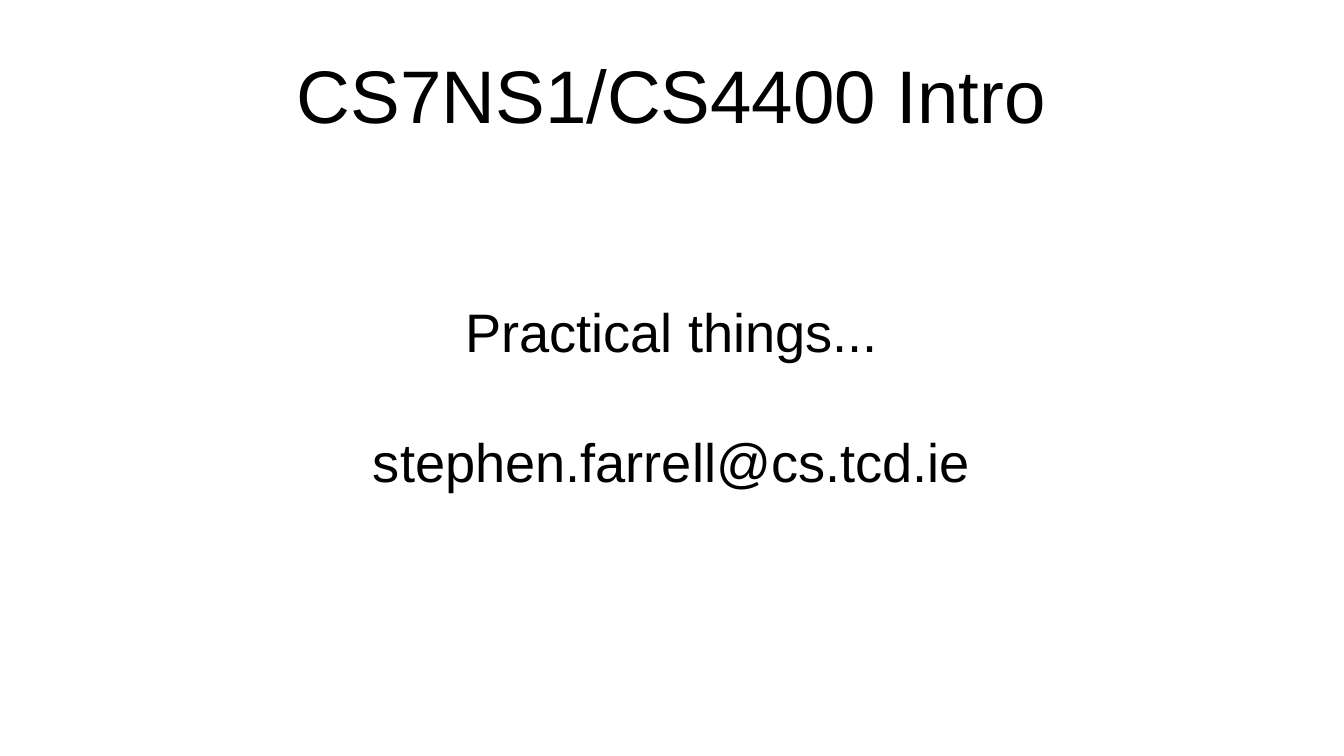
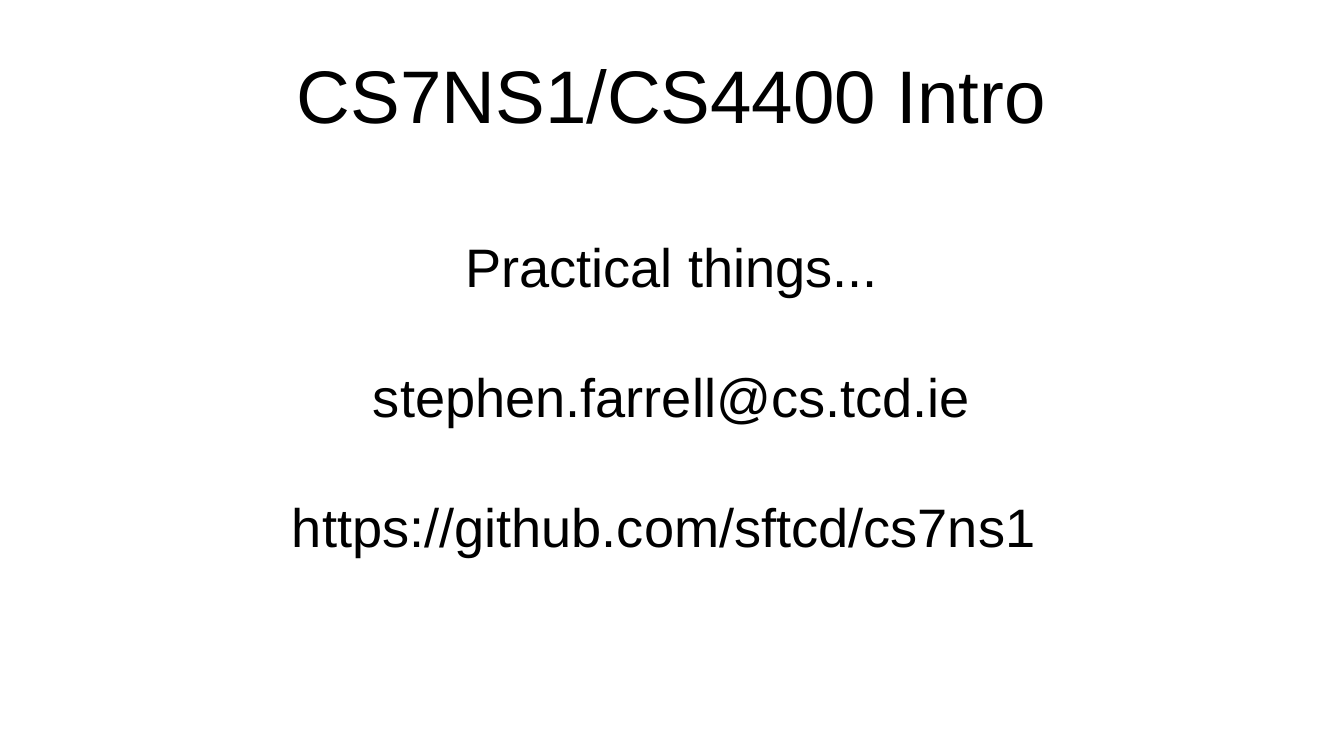
Before and after one commit to sftcd/cs7ns1, a slide deck: slide 1 of assignments-intro.odp. Drawn at 1344x756 pixels with LibreOffice and Linux fonts; fonts in the diff are those of the drawing. Boxes give left, top, right and bottom in pixels: in the first picture for what was removed or moved away, otherwise in the second. Text is boxed around its words. In the diff, an @@ line names an element or a change of style, - is before the commit and + after.

```diff
--- a/assignments-intro.odp
+++ b/assignments-intro.odp
@@ subtitle at (292,507,1035,557): paragraph added @@
+https://github.com/sftcd/cs7ns1
```
Also in this commit, not shown: 1 other file.
